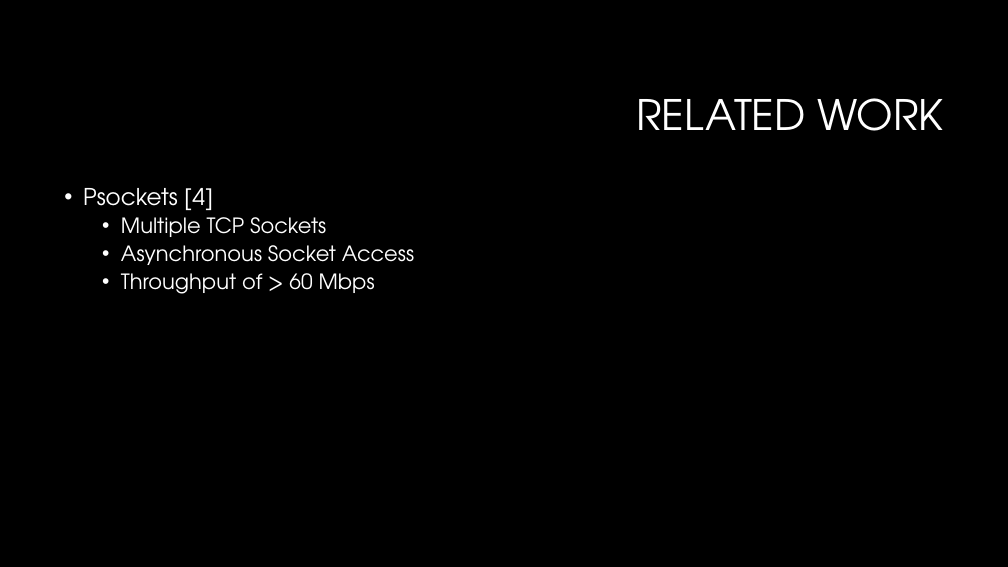
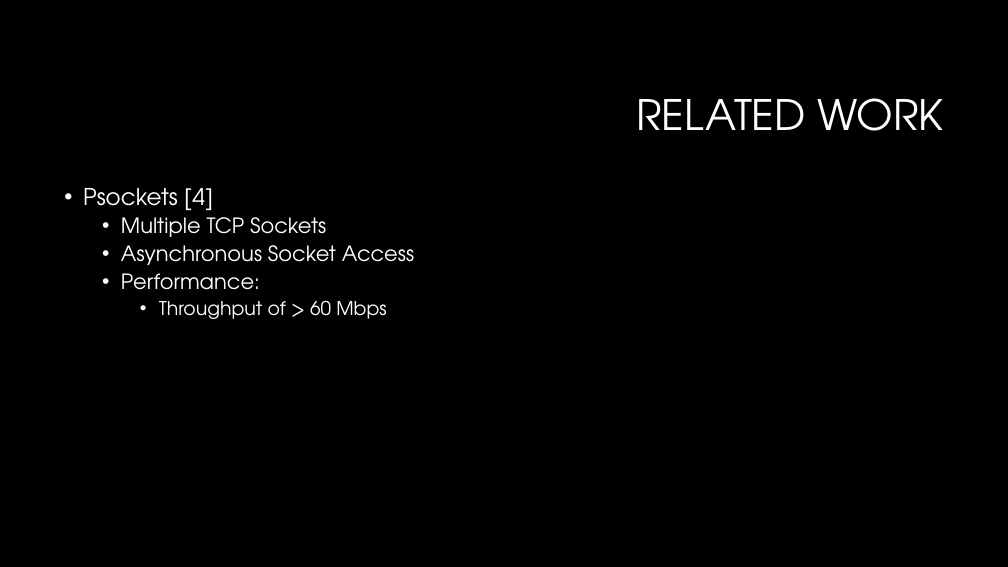
Before and after one commit to czifro-tech/instant-transmission, a slide deck: slide 29 of presentation/Thesis.pptx. Drawn at 1008x567 pixels with LibreOffice and Linux fonts; fonts in the diff are those of the drawing; background and template pictures are left out. Boxes give left, top, right and bottom in pixels: in the first picture for what was removed or moved away, otherwise in the second. Text is boxed around its words. In the diff, an @@ line names an element or a change of style, - is before the commit and + after.

Commit message:
Update Presentation

```diff
--- a/presentation/Thesis.pptx
+++ b/presentation/Thesis.pptx
@@ text at box(121, 273, 260, 290): paragraph added @@
+  • Performance:
@@ text at box(159, 301, 386, 319): size 20 to 18 pt in "Throughput of > 60 Mbps"; list level 2 to 3 in "Throughput of > 60 Mbps" @@
```
Also in this commit, not shown: 3 other slides changed, 13 slides removed.
